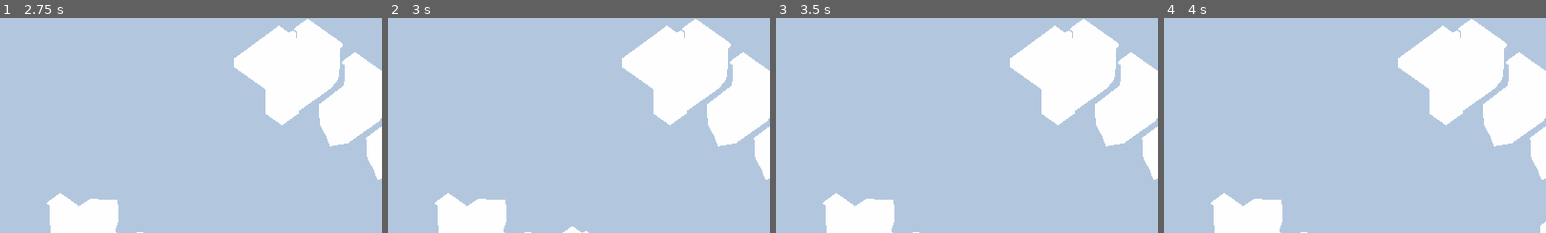
Above: before the commit, frames 1-4 (left to right).
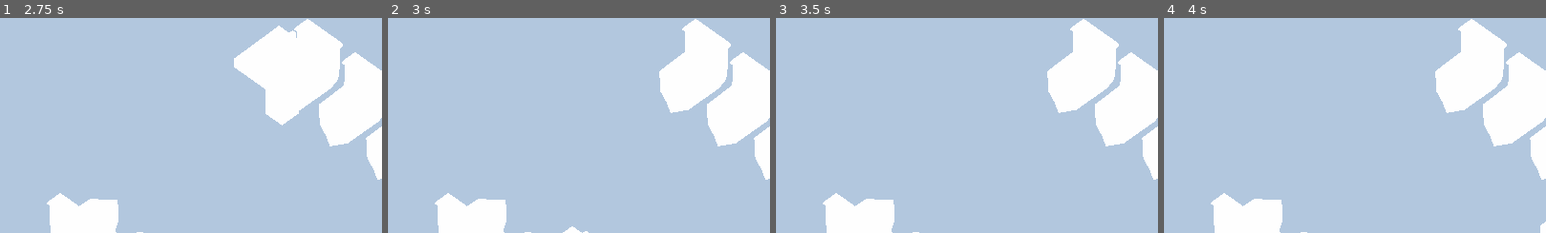
Above: after the commit, the same moments.

Repository: austinirvine/mayninth
Game: Godot game, scene res://start.tscn
Two runs of this game, one before a commit and one after it. Both use one fixed random seed, a clock stepped at 60 frames per second and the inputs below.
Inputs (mouse positions are % of the whole screen's width and height, from its top left):
- Up to frame 1 (2.75 s): tap Enter at 0.5, 2 s; move the mouse to (72, 43) at 0.52 s; press the mouse at (72, 43) at 0.53 s; hold ] (rotate_right) 0.53-1.28 s; tap 1 at 0.8, 1.35 s; tap Space at 1.25 s; move the mouse to (30, 54) at 1.27 s; release the mouse at (30, 54) at 1.28 s; hold [ (rotate_left) 1.28-2.03 s; tap 2 at 1.55, 2.1 s; move the mouse to (60, 26) at 2.02 s; press the mouse at (60, 26) at 2.03 s; hold ] (rotate_right) from 2.03 s (still down)
- Up to frame 2 (3 s): keep holding ] (rotate_right); tap Space at 2.75 s; move the mouse to (45, 69) at 2.77 s; release the mouse at (45, 69) at 2.78 s; click (45, 69) at 2.85 s
- Up to frame 3 (3.5 s): keep holding ] (rotate_right); tap 1 at 3.05 s
- Up to frame 4 (4 s): tap Enter at 3.5 s; move the mouse to (80, 64) at 3.52 s; release ] (rotate_right) at 3.53 s; hold [ (rotate_left) from 3.53 s (still down); hold Right mouse button (mouse2) from 3.53 s (still down); tap 2 at 3.8 s
The pictures show only the part of the screen within x 26-76%, y 1-51%; the shares and areas given below are measured in that part.

Frame 1 is identical in both runs. In frame 2, 3.2% of the frame differs, in the area x 61-79%, y 3-50%; in frame 3, 3.2%; in frame 4, 3.2%.

Commit message:
Register objects placed via editor

Diff:
--- a/project/game.gd
+++ b/project/game.gd
@@ -32,6 +32,7 @@
 
 	if item:
 		preview_node = item.instance()
+		preview_node.preview = true
 		add_child(preview_node)
 		preview_node.translation = pos
 
@@ -76,10 +77,9 @@
 			if (grid[x][y] == null):
 				var node = preview_item.instance()
 				node.translation = preview_node.translation
-				## TODO - Register to grid in node._ready() so editor placement works...
-				grid[x][y] = node
+				node.register(self)
+				assert(grid[x][y] == node)
 				add_child(node)
-				assert(grid[x][y] == node)
 
 	# Item removal
 	if event.is_action_pressed("mouse2"):
--- /dev/null
+++ b/project/items/item.gd
@@ -0,0 +1,23 @@
+extends MeshInstance
+
+var registered = false
+var preview = false
+
+func _ready():
+	# If placed in editor: Register on next frame.
+	# In-game placement is registered immediately
+	if !registered and !preview:
+		call_deferred("register")
+
+func register(parent=null):
+	registered = true
+
+	# This kinda makes me puke a little, but it lets us place items directly from the editor...
+	if parent == null:
+		parent = get_parent()
+
+	var coords = parent.pos_to_coords(translation)
+	var x = coords[0]
+	var y = coords[1]
+	assert(parent.grid[x][y] == null)
+	parent.grid[x][y] = self
--- a/project/items/sink.tscn
+++ b/project/items/sink.tscn
@@ -1,8 +1,9 @@
-[gd_scene load_steps=2 format=2]
+[gd_scene load_steps=3 format=2]
 
 [ext_resource path="res://models/Sink.mesh" type="ArrayMesh" id=1]
+[ext_resource path="res://items/item.gd" type="Script" id=2]
 
-[node name="Sink" type="MeshInstance"]
+[node name="Sink" type="MeshInstance" index="0"]
 
 layers = 1
 material_override = null
@@ -16,3 +17,4 @@
 mesh = ExtResource( 1 )
 skeleton = NodePath("..")
 material/0 = null
+script = ExtResource( 2 )
--- a/project/items/toilet.tscn
+++ b/project/items/toilet.tscn
@@ -1,6 +1,7 @@
-[gd_scene load_steps=2 format=2]
+[gd_scene load_steps=3 format=2]
 
 [ext_resource path="res://models/Toilet.mesh" type="ArrayMesh" id=1]
+[ext_resource path="res://items/item.gd" type="Script" id=2]
 
 [node name="Toilet" type="MeshInstance"]
 
@@ -16,3 +17,4 @@
 mesh = ExtResource( 1 )
 skeleton = NodePath("..")
 material/0 = null
+script = ExtResource( 2 )
